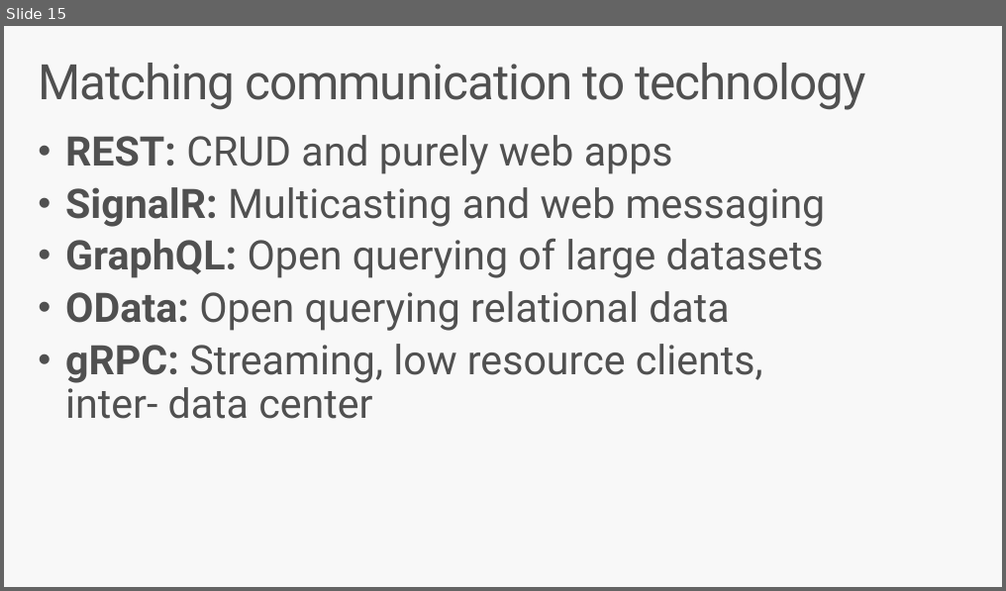
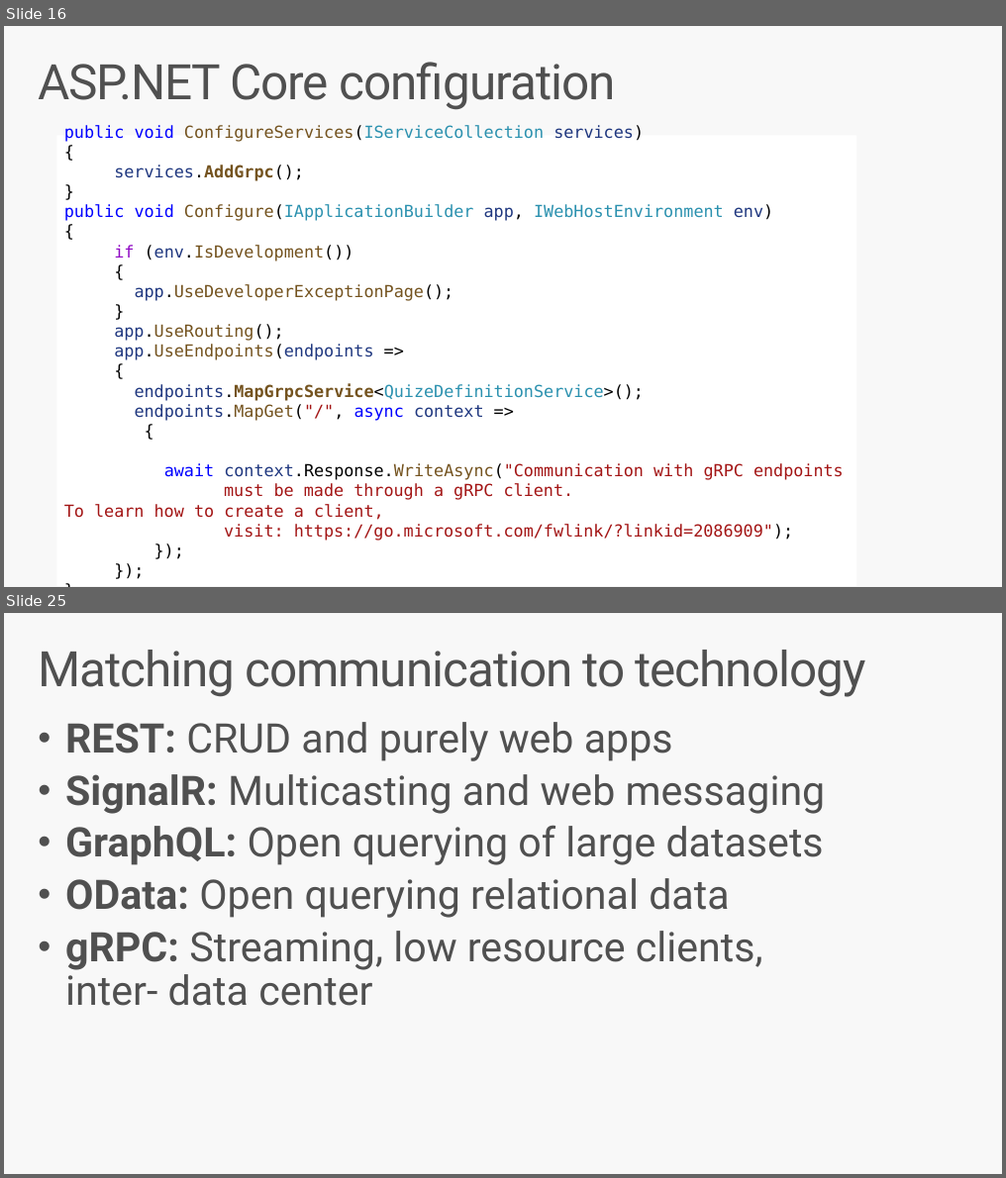
Before and after one commit to jlamch/.net-core, a slide deck: 2.rest-api-introduction.pptx. Shown one above the other, each under a label of ours: slide 15 before the commit, slides 16 and 25 after it; the slides between them are not shown. The pictures are 1006x591 and 1006x1178 pixels, drawn with LibreOffice and Linux fonts; fonts in the diff are those of the drawing. Boxes give left, top, right and bottom in pixels: in the first picture for what was removed or moved away, otherwise in the second. Text is boxed around its words. In the diff, an @@ line names an element or a change of style, - is before the commit and + after.

Commit message:
grpc update

```diff
--- a/2.rest-api-introduction.pptx
+++ b/2.rest-api-introduction.pptx
@@ slide 16 added at (4,26,1002,587), background #F8F8F8 @@
@@ title added at (38,62,615,110), 47 pt, text #505050 @@
+ASP.NET Core configuration
@@ rectangle added at (57,135,857,586), fill #FFFFFF, 16 pt, text #A31515 @@
+public void ConfigureServices(IServiceCollection services)
+{
+services.AddGrpc();
+}
+public void Configure(IApplicationBuilder app, IWebHostEnvironment env)
+{
+if (env.IsDevelopment())
+{
+app.UseDeveloperExceptionPage();
+}
+app.UseRouting();
+app.UseEndpoints(endpoints =>
+{
+endpoints.MapGrpcService<QuizeDefinitionService>();
+endpoints.MapGet("/", async context =>
+{
+await context.Response.WriteAsync("Communication with gRPC endpoints
+must be made through a gRPC client. To learn how to create a client,
+visit: https://go.microsoft.com/fwlink/?linkid=2086909");
+});
+});
+}
@@ what was slide 15 is now slide 25 @@
```
Also in this commit, not shown: 8 slides changed, 9 other slides added, 2 other files.
